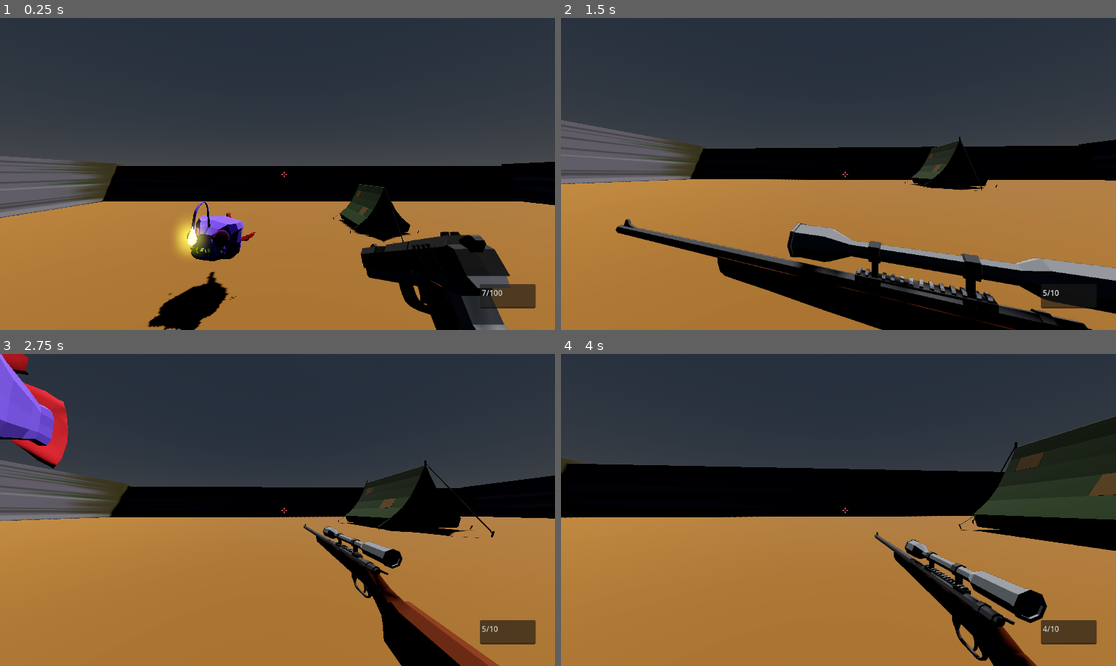
Above: before the commit, frames 1-4 (two rows, left to right).
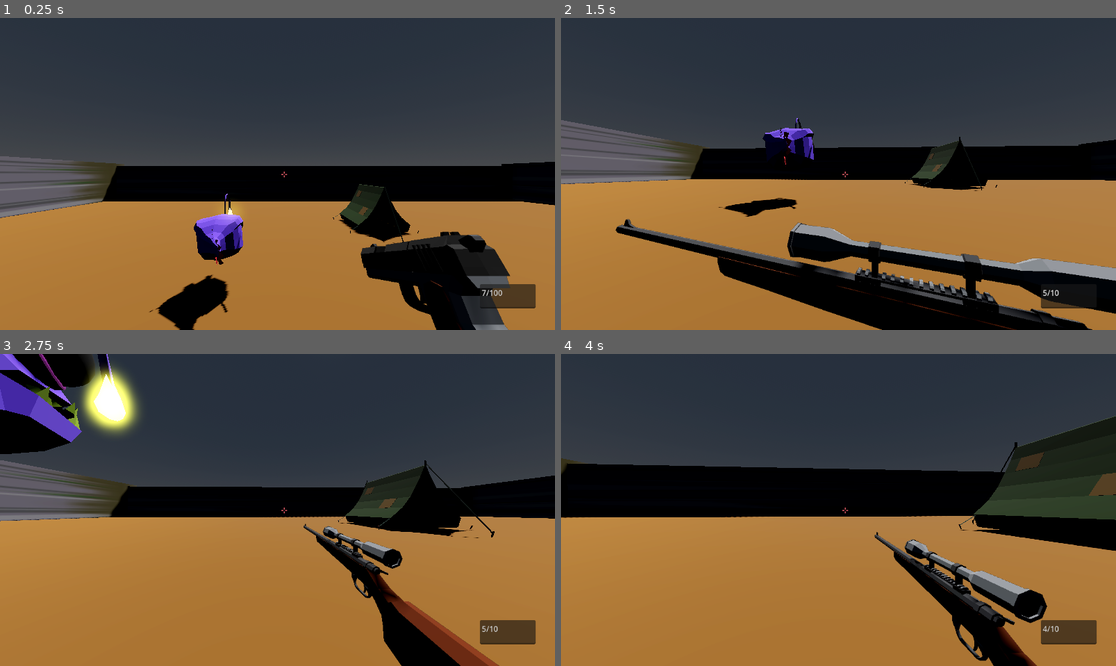
Above: after the commit, the same moments.

Repository: pixelcrust/godotfps
Game: Godot game, scene res://world.tscn
The game is run twice, just before and just after one commit, with the same random seed, the same clock (stepped at 60 frames per second) and the same inputs.
Inputs (mouse positions are in pixels of both pictures, inside the frame that each line leads up to):
- Up to frame 1 (0.25 s): no input
- Up to frame 2 (1.5 s): move the mouse to (866, 174) at 0.52 s; hold Ctrl (key_crouch) 0.53-1.28 s; hold W (key_forward) from 0.53 s (still down); tap Space (key_jump) at 0.77 s; move the mouse to (810, 174) at 1.27 s; tap Tab (key_next_weapon) at 1.35 s
- Up to frame 3 (2.75 s): keep holding W (key_forward); tap Space (key_jump) at 1.52 s; move the mouse to (288, 503) at 2.02 s; hold Shift (key_run) from 2.03 s (still down)
- Up to frame 4 (4 s): keep holding W (key_forward); move the mouse to (832, 516) at 2.77 s; release Shift (key_run) at 2.78 s; click (832, 516) at 2.85 s; tap Space (key_jump) at 3.02, 3.77 s; move the mouse to (877, 513) at 3.52 s; hold Ctrl (key_crouch) from 3.53 s (still down)

The runs differ from the first frame. In frame 1, 1.8% of the frame differs, in the area x 26-47%, y 56-100%; in frame 2, 1.0%; in frame 3, 6.3%, in the area x 0-26%, y 0-37%; in frame 4, nothing differs.

Commit message:
commented out code

Diff:
--- a/fish.gd
+++ b/fish.gd
@@ -19,18 +19,14 @@
 
 func _physics_process(delta):
 
-	velocity = Vector3.ZERO
-	nav_agent.set_target_position(player.global_transform.origin)
-	var next_nav_point = nav_agent.get_next_path_position()
-	velocity = (next_nav_point - global_transform.origin).normalized() * SPEED
-	rotation.y = lerp_angle(rotation.y, atan2(-velocity.x, -velocity.z), delta * 10.0)
+	#velocity = Vector3.ZERO
+	#nav_agent.set_target_position(player.global_transform.origin)
+	#var next_nav_point = nav_agent.get_next_path_position()
+	#velocity = (next_nav_point - global_transform.origin).normalized() * SPEED
+	#rotation.y = lerp_angle(rotation.y, atan2(-velocity.x, -velocity.z), delta * 10.0)
 
-	move_and_slide()
-	#$Node3D.look_at(player.global_transform.origin,Vector3.FORWARD)
-	#rotate_y(deg_to_rad($Node3D.rotation.y*turn_speed))
-	#$MeshInstance3D/NavigationAgent3D.set_target_position(player.global_transform.origin)
-	#var velocity = ($MeshInstance3D/NavigationAgent3D.get_next_path_position() - transform.origin).normalized() *SPEED *delta
-	#move_and_collide(velocity)
+	#move_and_slide()
+
 
 	if(hp <= 0):
 		dying()
